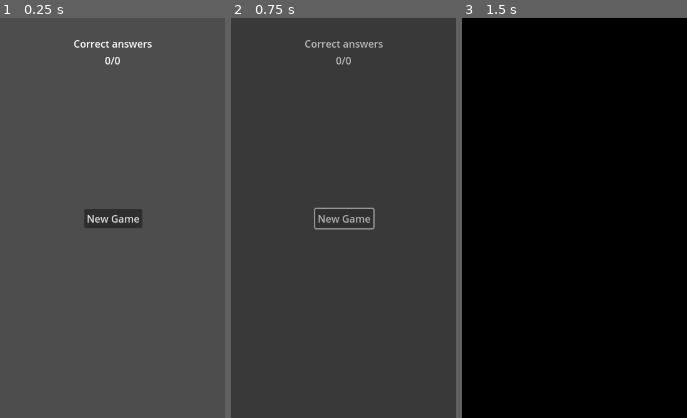
Above: before the commit, frames 1-3 (left to right).
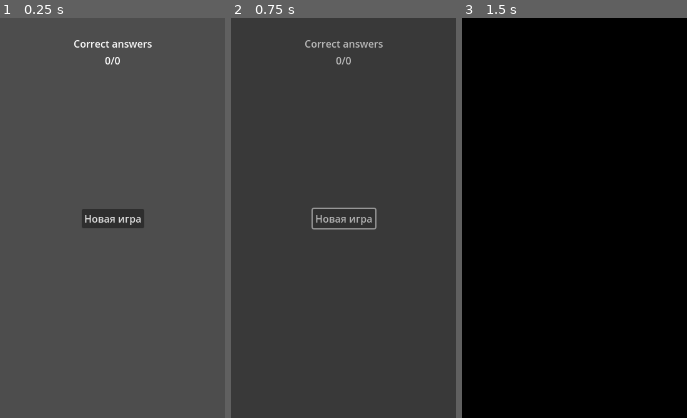
Above: after the commit, the same moments.

Repository: ash4rk/ad-aurum-quiz
Game: Godot game, scene res://scenes/end_game_screen.tscn
Same seed, same stepped clock (60 frames per second), same inputs: the game is played once before the commit and once after it. This scene is started directly instead of the project's main scene.
Inputs:
- Up to frame 1 (0.25 s): no input
- Up to frame 2 (0.75 s): click "New Game" (after the commit: "Новая игра") at 0.5 s
- Up to frame 3 (1.5 s): click "Начать игру" at 1.25 s
The pictures show only the part of the screen within x 25-75%, y 41-91%; the shares and areas given below are measured in that part.

The runs differ from the first frame. In frame 1, 0.4% of the frame differs, in the area x 36-64%, y 47-53%; in frame 2, 0.5%, in the area x 35-65%, y 47-53%; in frame 3, nothing differs.

Commit message:
FIX: Language convention

Diff:
--- a/scenes/end_game_screen.tscn
+++ b/scenes/end_game_screen.tscn
@@ -40,6 +40,6 @@
 offset_bottom = 218.0
 grow_horizontal = 2
 grow_vertical = 2
-text = "New Game"
+text = "Новая игра"
 
 [connection signal="pressed" from="NewGameButton" to="." method="_on_new_game_button_pressed"]
